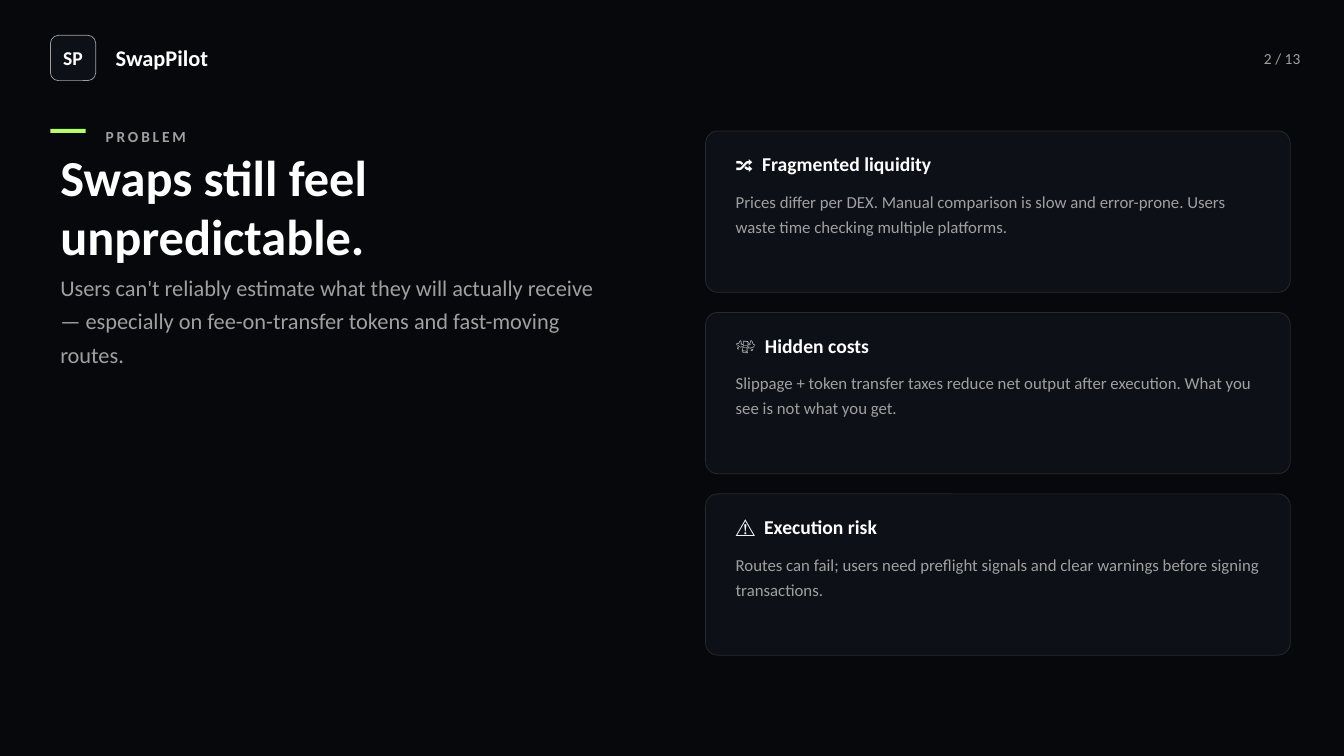
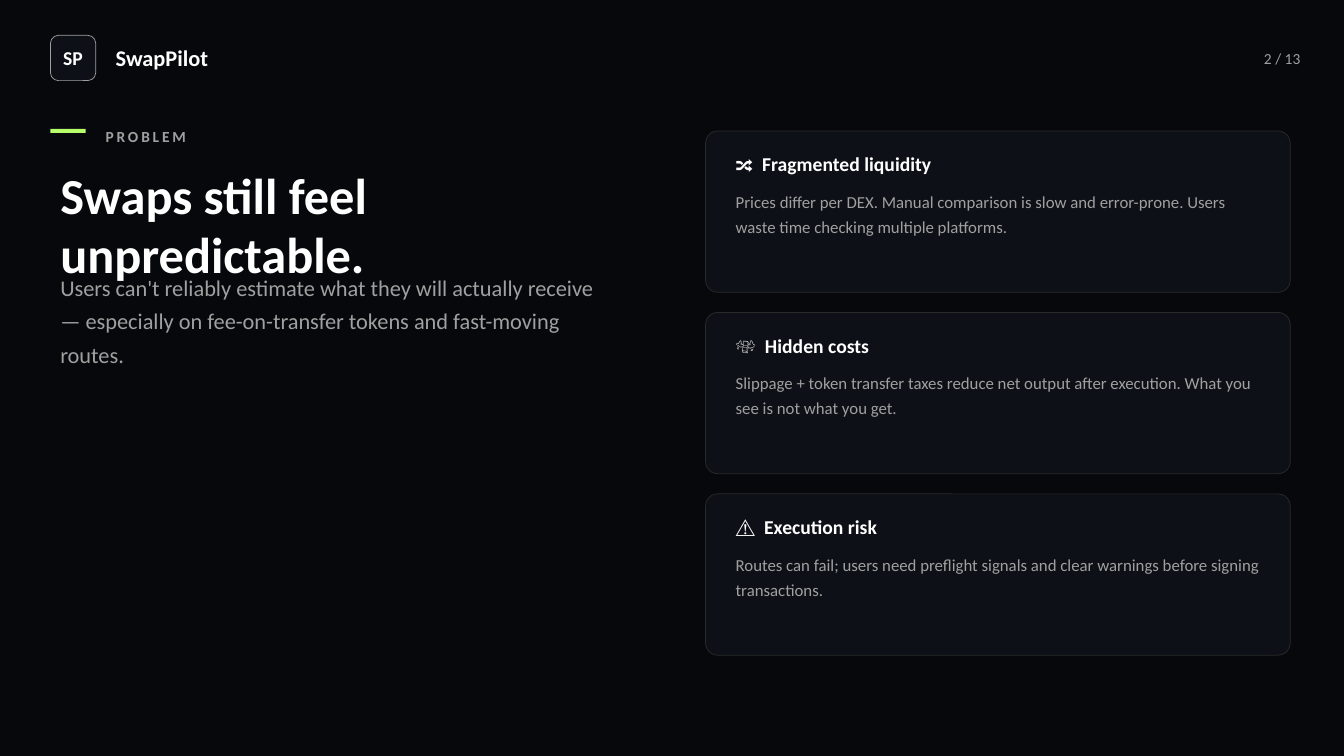
Before and after one commit to BacBacta/SwapPilot, a slide deck: slide 2 of pitch-deck/SwapPilot-Professional-PitchDeck.pptx. Drawn at 1344x756 pixels with LibreOffice and Linux fonts; fonts in the diff are those of the drawing. Boxes give left, top, right and bottom in pixels: in the first picture for what was removed or moved away, otherwise in the second. Text is boxed around its words. In the diff, an @@ line names an element or a change of style, - is before the commit and + after.

Commit message:
fix(pitch-deck): bookmarks + layout fixes + correct allocation chart

```diff
--- a/pitch-deck/SwapPilot-Professional-PitchDeck.pptx
+++ b/pitch-deck/SwapPilot-Professional-PitchDeck.pptx
@@ text "Swaps still feel": place and size @@
-text "Swaps still feel" at [60,160,367,263]
+text "Swaps still feel" at [60,178,367,284]
```
Also in this commit, not shown: 9 other slides changed, 2 other files.
